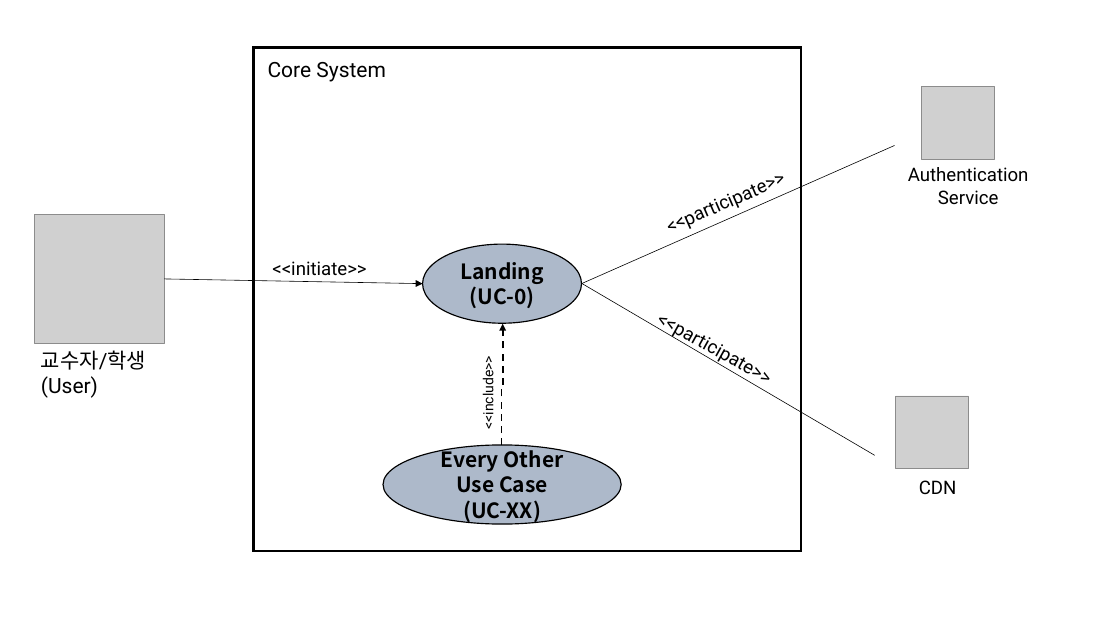
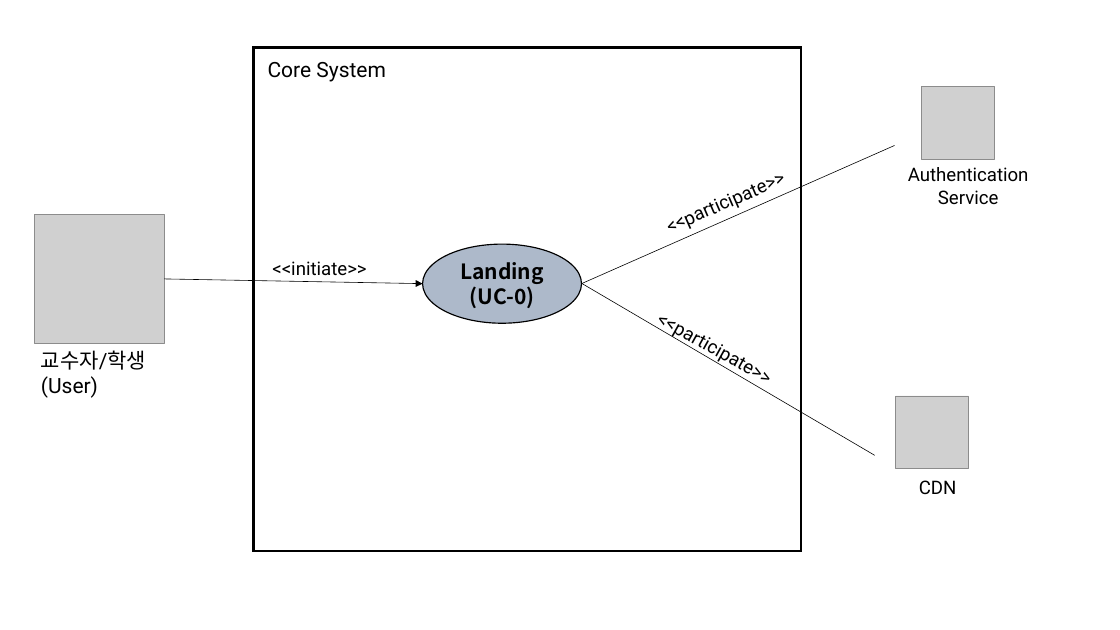
Before and after one commit to lhy0718/2021-SE-Team-Project, a slide deck: slide 2 of Core/diagram.pptx. Drawn at 1120x630 pixels with LibreOffice and Linux fonts; fonts in the diff are those of the drawing; grey boxes stand for pictures. Boxes give left, top, right and bottom in pixels: in the first picture for what was removed or moved away, otherwise in the second. Text is boxed around its words. In the diff, an @@ line names an element or a change of style, - is before the commit and + after.

Commit message:
Fix diagram participating services Fix use case schema

```diff
--- a/Core/diagram.pptx
+++ b/Core/diagram.pptx
@@ elbow arrow removed from (502, 445) to (502, 324) @@
@@ text removed at [479, 363, 497, 428] @@
-<<include>>
@@ ellipse removed at [383, 445, 621, 524] @@
-Every Other Use Case
-(UC-XX)
```
Also in this commit, not shown: 1 other slide changed, 1 other file.
